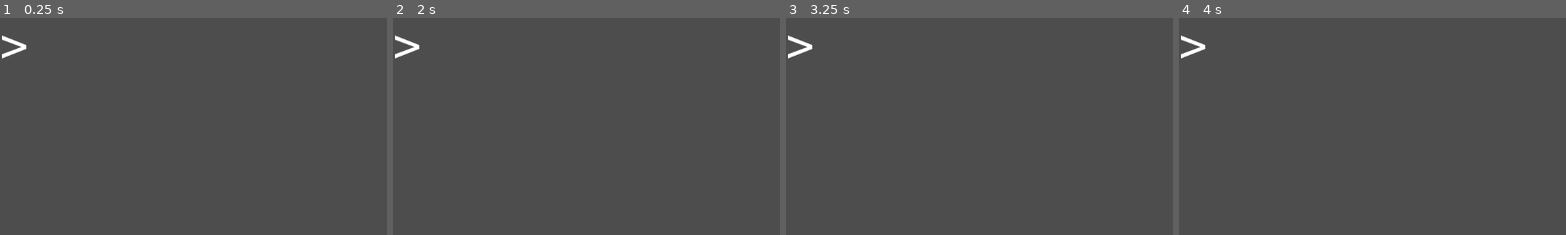
Above: before the commit, frames 1-4 (left to right).
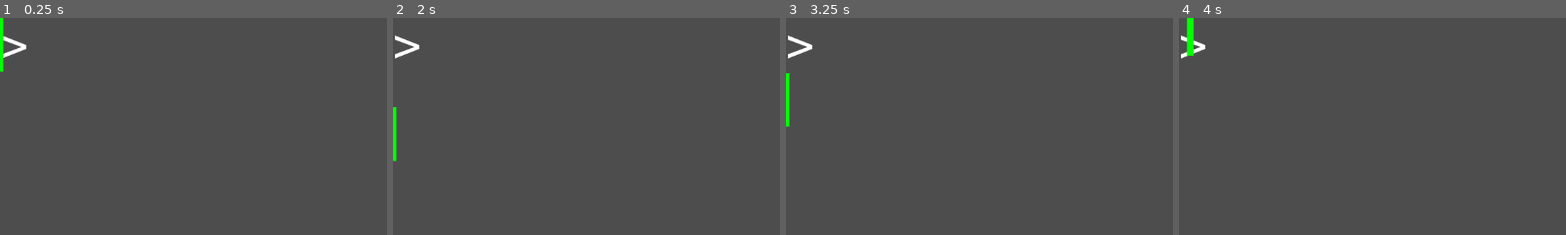
Above: after the commit, the same moments.

Repository: uprun/neon-lights-editor
Game: Godot game, scene res://scenes/canvas-ltd.tscn
Two runs of this game, one before a commit and one after it. Both use one fixed random seed, a clock stepped at 60 frames per second and the inputs below.
Inputs (mouse positions are % of the whole screen's width and height, from its top left):
- Up to frame 1 (0.25 s): no input
- Up to frame 2 (2 s): tap Enter at 0.5, 1.35 s; move the mouse to (72, 45) at 0.52 s; hold Right 0.53-1.28 s; tap Backspace at 0.6 s; click (72, 45) at 0.67 s; tap Space at 1.25 s; move the mouse to (30, 55) at 1.27 s; hold Down from 1.28 s (still down)
- Up to frame 3 (3.25 s): tap Enter at 2, 2.85 s; move the mouse to (60, 28) at 2.02 s; release Down at 2.03 s; hold Right 2.03-2.78 s; tap Backspace at 2.1 s; move the mouse to (45, 70) at 2.77 s; hold Up from 2.78 s (still down); click (45, 70) at 2.92 s
- Up to frame 4 (4 s): tap Space at 3.5 s; move the mouse to (80, 65) at 3.52 s; release Up at 3.53 s; hold Left from 3.53 s (still down); tap Backspace at 3.6 s
The pictures show only the part of the screen within x 0-50%, y 0-50%; the shares and areas given below are measured in that part.

The runs differ from the first frame. In frame 1, 0.3% of the frame differs, in the area x 0-2%, y 0-25%; in frame 2, 0.3%; in frame 3, 0.2%; in frame 4, 0.3%, in the area x 2-5%, y 0-18%.
Error before the commit: Parse Error: Expected type specifier after "is". (res://scenes/caret.gd:73)
Error after the commit: Attempt to call function 'get_further_side_position' in base 'null instance' on a null instance. (res://scenes/function-node.gd:46)

Commit message:
2024-12-09--23h04m31s

Diff:
--- a/scenes/caret.gd
+++ b/scenes/caret.gd
@@ -70,5 +70,5 @@
 func _on_rocketengine_request_to_set_position(another_position):
 	position = another_position
 	var next = desired_locations.pop_front()
-	if next is null:
+	if next != null:
 		$"Rocket-engine".update_position(next)
